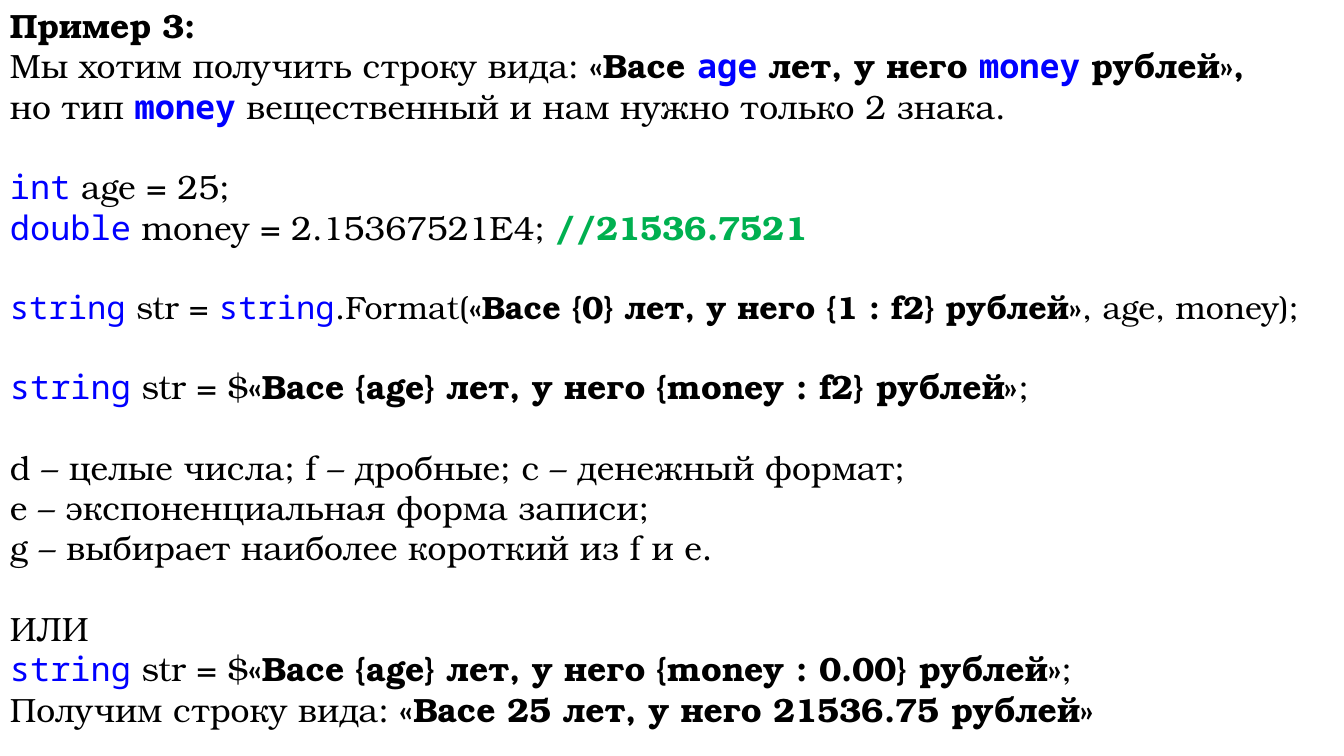
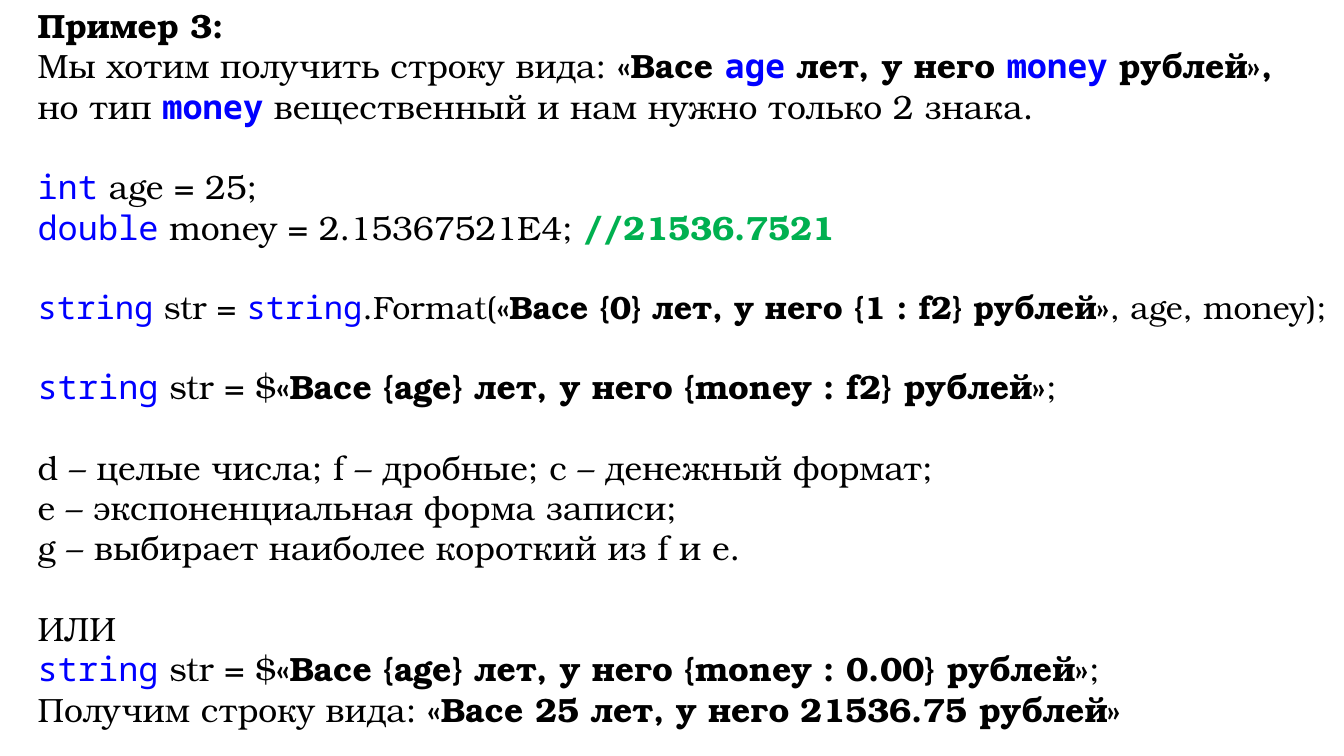
Before and after one commit to DaniilKlyukin/ITiP-1, a slide deck: slide 8 of Лекции/ИТиП лек 2 (лр 2, практическая 1).pptx. Drawn at 1344x756 pixels with LibreOffice and Linux fonts; fonts in the diff are those of the drawing. Boxes give left, top, right and bottom in pixels: in the first picture for what was removed or moved away, otherwise in the second. Text is boxed around its words. In the diff, an @@ line names an element or a change of style, - is before the commit and + after.

```diff
--- a/Лекции/ИТиП лек 2 (лр 2, практическая 1).pptx
+++ b/Лекции/ИТиП лек 2 (лр 2, практическая 1).pptx
@@ text "Пример 3:": place and size @@
-text "Пример 3:" at (10,14,1299,730)
+text "Пример 3:" at (38,14,1326,730)
```
Also in this commit, not shown: 1 other slide changed, 1 slide added, 1 other file.
